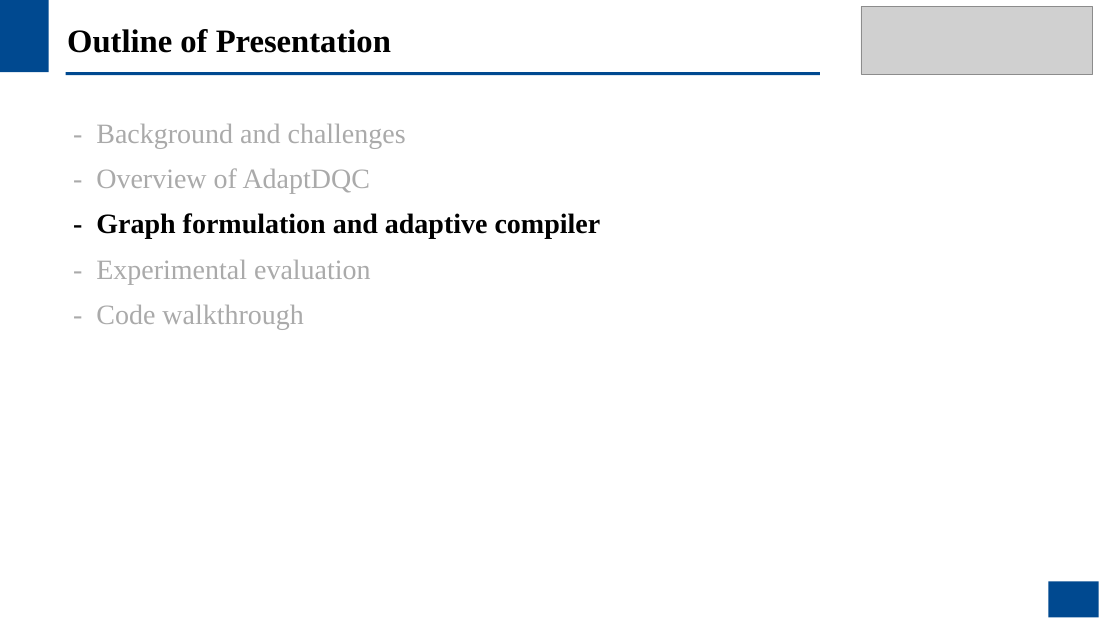
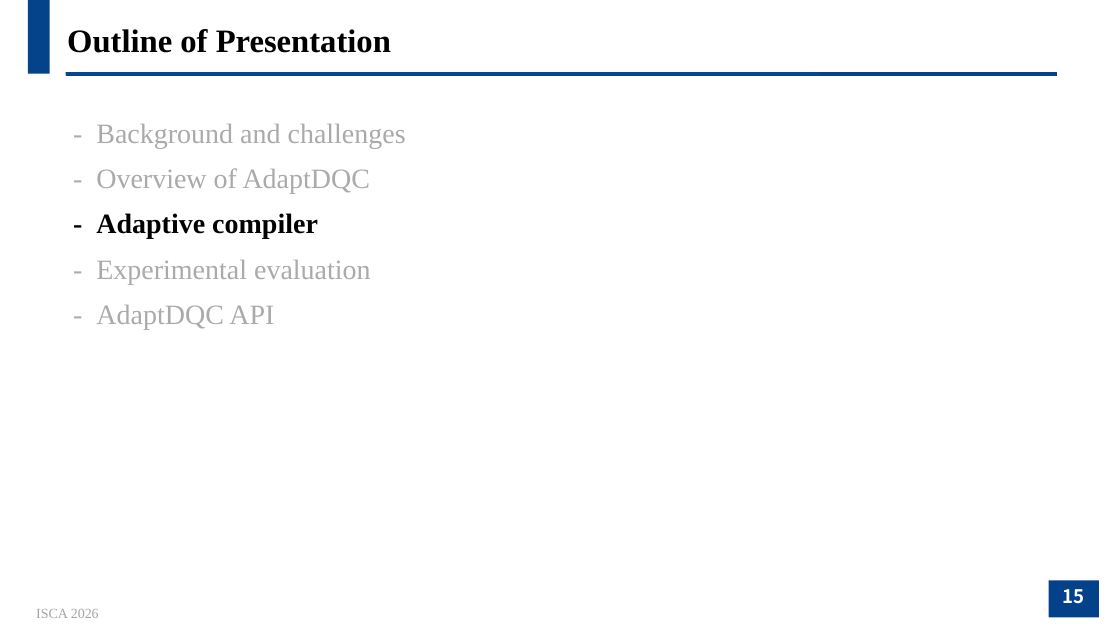
Before and after one commit to JanusQ/Janus4, a slide deck: slide 15 of adaptiveQC/pptx/AdaptDQC_Adaptive_Distributed_Quantum_Computing_With_Quantitative_Performance_Analysis.pptx (slide 17 before the commit). Drawn at 1120x630 pixels with LibreOffice and Linux fonts; fonts in the diff are those of the drawing; grey boxes stand for pictures; background and template pictures are left out. Boxes give left, top, right and bottom in pixels: in the first picture for what was removed or moved away, otherwise in the second. Text is boxed around its words. In the diff, an @@ line names an element or a change of style, - is before the commit and + after.

```diff
--- a/adaptiveQC/pptx/AdaptDQC_Adaptive_Distributed_Quantum_Computing_With_Quantitative_Performance_Analysis.pptx
+++ b/adaptiveQC/pptx/AdaptDQC_Adaptive_Distributed_Quantum_Computing_With_Quantitative_Performance_Analysis.pptx
@@ rectangle removed at (0,0,1120,630) @@
@@ rectangle removed at (0,0,49,72) @@
@@ picture removed at (861,7,1092,74) @@
@@ line added from (66, 74) to (1058, 74), #04428A 3 pt @@
@@ text at (96,213,318,239): text changed @@
-- Graph formulation and adaptive compiler
+- Adaptive compiler
@@ text at (96,305,274,330): text changed @@
-- Code walkthrough
+- AdaptDQC API
@@ rectangle removed at (1049,581,1099,618) @@
@@ page number added at (1049,581,1099,618), fill #03428A, 16 pt, text #FFFFFF, bold @@
+15
@@ text added at (36,609,99,618), 12 pt, text #A5A5A5 @@
+ISCA 2026
```
Also in this commit, not shown: 23 other slides changed, 4 slides added, 7 slides removed, 1 other file.
